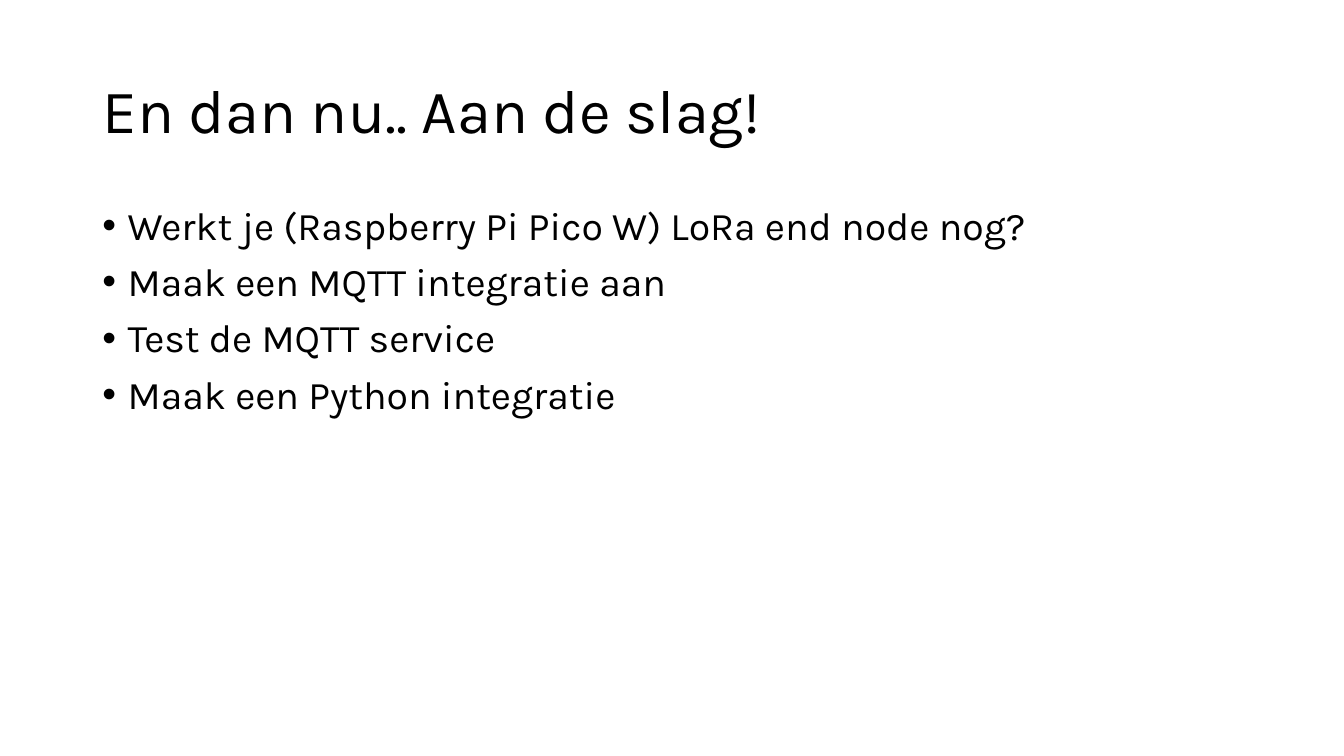
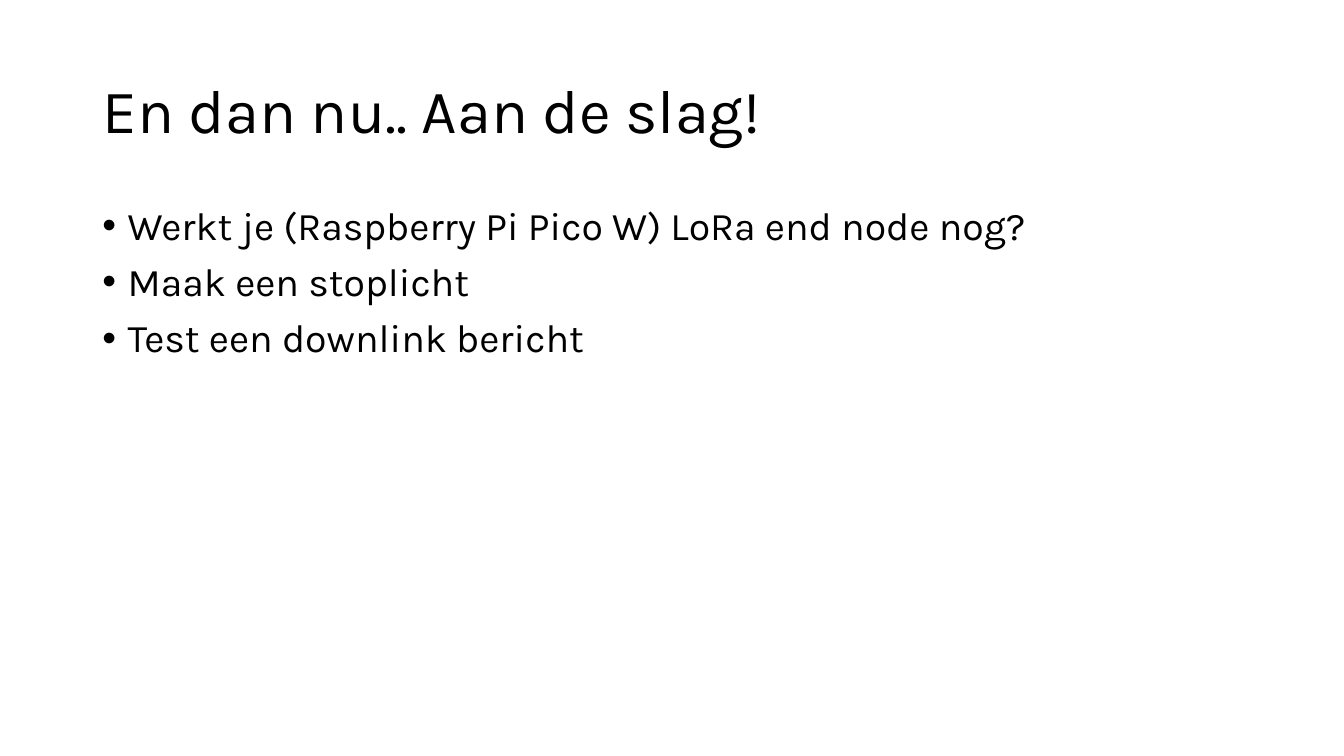
Before and after one commit to HU-TI-DEV/TI-S2, a slide deck: slide 11 of slides/S2_LoRa_downlink.pptx. Drawn at 1344x756 pixels with LibreOffice and Linux fonts; fonts in the diff are those of the drawing. Boxes give left, top, right and bottom in pixels: in the first picture for what was removed or moved away, otherwise in the second. Text is boxed around its words. In the diff, an @@ line names an element or a change of style, - is before the commit and + after.

Commit message:
update downlink slide

```diff
--- a/slides/S2_LoRa_downlink.pptx
+++ b/slides/S2_LoRa_downlink.pptx
@@ text at (128, 269, 584, 353): text changed @@
-• Maak een MQTT integratie aan
-• Test de MQTT service
-• Maak een Python integratie
+• Maak een stoplicht
+• Test een downlink bericht
```
